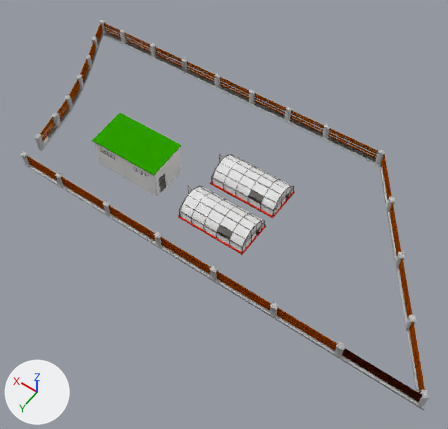
Before and after pictures for a commit that changed the Blender file blendFiles/LouiBlendFile.blend.
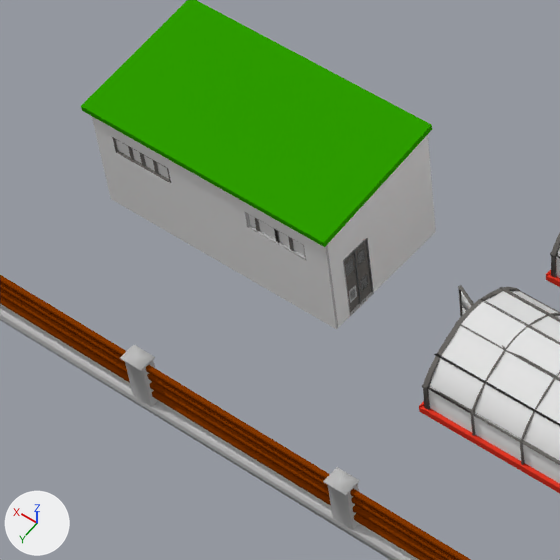
The first picture shows the older version from a camera (50 mm lens) standing at (-2.89, 4.01, 5.35) and looking at (-0.4, 0.52, -0.14). The close-ups show both versions on the part from 16% to 48% of the width and 26% to 59% of the height of that picture; other places that the commit changed are outside them. Lighting does not change. The marker at lower left points along +X, +Y and +Z.

The scene before the commit, as lines of its bpy script (objects in view):
```python
me_cube_052 = bpy.data.meshes.new('Cube.052')
me_cube_052.from_pydata(...)  # 11122 vertices, 2667 faces, 353 loose edges; spans x -1.63..4.36, y -0.01..2.44, z -0.02..0.41
# faces by material slot: [68, 7, 451, 1868, 24, 96, 149, 4]
me_cube_052.materials.append(mat_green)  # green #2e9e00
me_cube_052.materials.append(mat_door)  # light grey #c2c2c2
me_cube_052.materials.append(mat_fence)  # brown #853800
me_cube_052.materials.append(mat_fence_wall)  # grey #bdbdbd
me_cube_052.materials.append(mat_plastic_sheet)  # white #e7e7e7
me_cube_052.materials.append(mat_metalbar)  # dark grey #6e6c69
me_cube_052.materials.append(mat_grill)  # grey #b4b4b4
me_cube_052.materials.append(mat_glass)  # white #e5e5e5
me_cylinder_001 = bpy.data.meshes.new('Cylinder.001')
me_cylinder_001.from_pydata(...)  # 1210 vertices, 786 faces, 44 loose edges; spans x -0.322..-0.049, y -0.7..-0.229, z -0.06..0.043
# faces by material slot: [765, 21]
me_cylinder_001.materials.append(mat_metalbar)  # dark grey #6e6c69
me_cylinder_001.materials.append(mat_plastic_sheet)  # white #e7e7e7
me_plane = bpy.data.meshes.new('Plane')
me_plane.from_pydata(...)  # 8 vertices, 6 faces; spans x -0.845..0.046, y -0.264..0.216, z 0.158..0.233
me_plane.materials.append(mat_green)  # green #2e9e00
ob_cube_004 = bpy.data.objects.new('Cube.004', me_cube_052)
ob_cube_004.location = (-1.525, -1.068, 0.0)
ob_cylinder_001 = bpy.data.objects.new('Cylinder.001', me_cylinder_001)
ob_cylinder_001.location = (-0.504, 1.283, 0.04)
ob_cylinder_001.rotation_euler = (1.422, 1.322, 1.558)  # degrees (81, 76, 89)
ob_cylinder_001.scale = (1.0, 1.19, 8.58)
ob_plane = bpy.data.objects.new('Plane', me_plane)
ob_plane.location = (1.134, 0.627, 0.201)
# also in view: 'Cube.002' at (-0.5, 0.7, 0.01)
```
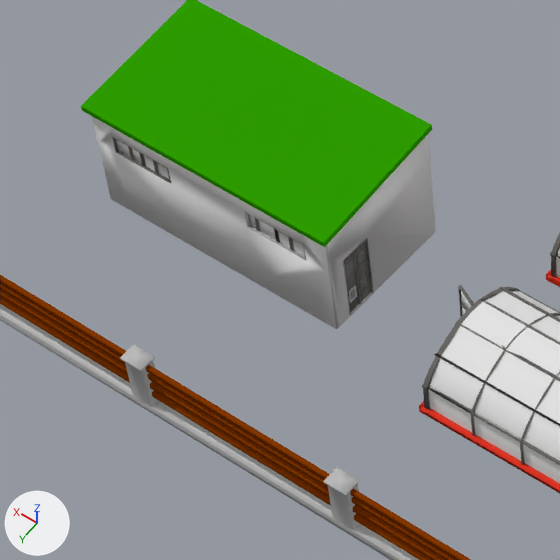
What differs and where, as boxes (x1, y1, x2, y2) in the close-ups (560 x 560 px):
part 1 of me_cube_052, shading changed: (94, 124, 436, 329) in both

What the commit changed:
me_cube_052 is used by ob_cube_004; location (-1.525, -1.068, 0.0).
me_cube_052 had 11122 vertices, 2667 faces, 353 loose edges and spanned x -1.63..4.36, y -0.01..2.44, z -0.02..0.41.
me_cube_052 now has 11162 vertices, 2668 faces, 353 loose edges and spans x -1.63..4.36, y -0.01..2.44, z -0.02..0.41.
me_cube_052 part 1: 585 kept faces spanning x 1.82..2.68, y 1.44..1.9, z -0.01..0.41 are now shaded smooth.
